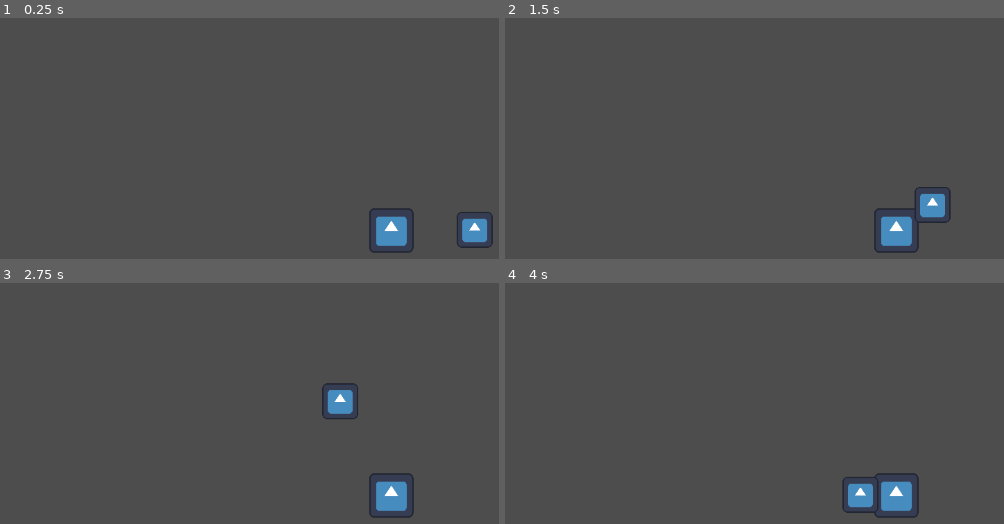
Above: before the commit, frames 1-4 (two rows, left to right).
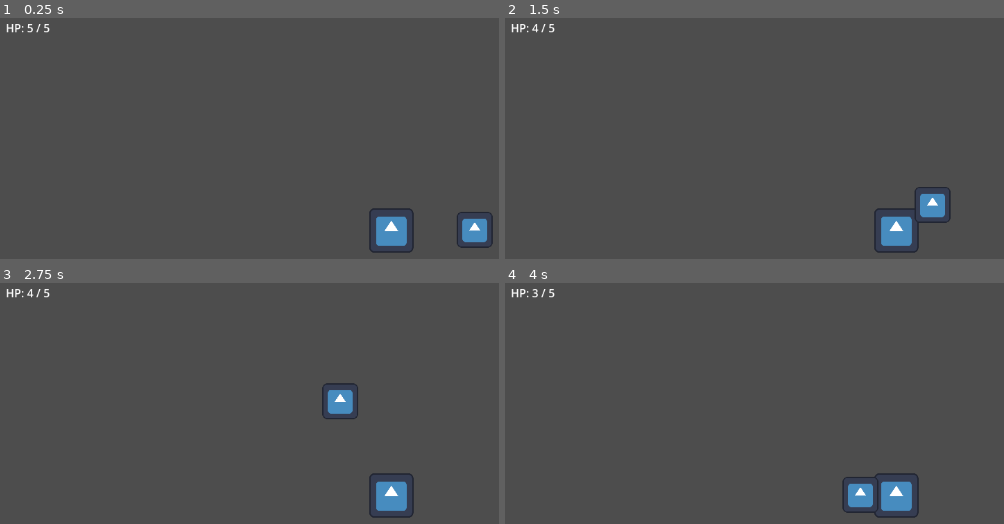
Above: after the commit, the same moments.

Repository: yenpish/chazo-fatebound
Game: Godot game, scene res://scenes/levels/test_room.tscn
The game is run twice, just before and just after one commit, with the same random seed, the same clock (stepped at 60 frames per second) and the same inputs. The engine's default icon, where the game draws it, is replaced by a stand-in: a white triangle on a blue panel in a dark square.
Inputs:
- Up to frame 1 (0.25 s): no input
- Up to frame 2 (1.5 s): tap Enter at 0.5 s; hold D (move_right) 0.53-1.28 s; tap Space (attack) at 0.6, 1.25, 1.35 s; hold S (move_down) from 1.28 s (still down)
- Up to frame 3 (2.75 s): release S (move_down) at 2.03 s; hold D (move_right) from 2.03 s (still down); tap Space (attack) at 2.1 s
- Up to frame 4 (4 s): release D (move_right) at 2.78 s; hold W (move_up) 2.78-3.53 s; tap Space (attack) at 2.85, 3.6 s; hold A (move_left) from 3.53 s (still down)

The runs differ from the first frame. In frame 1, 0.1% of the frame differs, in the area x 1-11%, y 2-7%; in frame 2, 0.1%; in frame 3, 0.1%; in frame 4, 0.1%.

Commit message:
Added Player HP UI Text

Diff:
--- a/scenes/enemies/veilborn_grunt.tscn
+++ b/scenes/enemies/veilborn_grunt.tscn
@@ -5,6 +5,9 @@
 
 [sub_resource type="RectangleShape2D" id="RectangleShape2D_jym6g"]
 size = Vector2(40, 40)
+
+[sub_resource type="RectangleShape2D" id="RectangleShape2D_gxfu4"]
+size = Vector2(50, 50)
 
 [node name="VeilbornGrunt" type="CharacterBody2D" unique_id=633401214]
 script = ExtResource("1_jym6g")
@@ -16,3 +19,9 @@
 
 [node name="CollisionShape2D" type="CollisionShape2D" parent="." unique_id=971798519]
 shape = SubResource("RectangleShape2D_jym6g")
+
+[node name="DamageArea" type="Area2D" parent="." unique_id=534820578]
+
+[node name="DamageCollision" type="CollisionShape2D" parent="DamageArea" unique_id=523911126]
+position = Vector2(0, -1)
+shape = SubResource("RectangleShape2D_gxfu4")
--- a/scenes/levels/test_room.tscn
+++ b/scenes/levels/test_room.tscn
@@ -1,9 +1,12 @@
 [gd_scene format=3 uid="uid://bkhdrwxcisq8y"]
 
 [ext_resource type="PackedScene" uid="uid://dm8vfg8xdixaf" path="res://scenes/player/player.tscn" id="1_yv0av"]
+[ext_resource type="PackedScene" uid="uid://sf7100vq7g2c" path="res://scenes/ui/hud.tscn" id="3_anjkr"]
 [ext_resource type="PackedScene" uid="uid://dqrkrjyouy0vl" path="res://scenes/enemies/veilborn_grunt.tscn" id="3_gyqsl"]
 
 [node name="TestRoom" type="Node2D" unique_id=1712736905]
+
+[node name="HUD" parent="." unique_id=6596065 instance=ExtResource("3_anjkr")]
 
 [node name="Player" parent="." unique_id=1997026455 instance=ExtResource("1_yv0av")]
 
@@ -11,3 +14,5 @@
 
 [node name="VeilbornGrunt" parent="." unique_id=633401214 instance=ExtResource("3_gyqsl")]
 position = Vector2(120, 0)
+
+[connection signal="hp_changed" from="Player" to="HUD" method="update_hp"]
--- /dev/null
+++ b/scenes/ui/hud.tscn
@@ -0,0 +1,13 @@
+[gd_scene format=3 uid="uid://sf7100vq7g2c"]
+
+[ext_resource type="Script" uid="uid://dn03sukcqi1c2" path="res://scripts/ui/hud.gd" id="1_0mwgc"]
+
+[node name="HUD" type="CanvasLayer" unique_id=6596065]
+script = ExtResource("1_0mwgc")
+
+[node name="HPLabel" type="Label" parent="." unique_id=1271924693]
+offset_left = 20.0
+offset_top = 20.0
+offset_right = 84.0
+offset_bottom = 43.0
+text = "HP: 5 / 5"
--- a/scripts/enemies/veilborn_grunt.gd
+++ b/scripts/enemies/veilborn_grunt.gd
@@ -1,12 +1,43 @@
 extends CharacterBody2D
 
 @export var max_hp: int = 3
+@export var contact_damage: int = 1
+@export var damage_cooldown: float = 1.0
+
+@onready var damage_area: Area2D = $DamageArea
 
 var current_hp: int
+var can_damage_player: bool = true
 
 func _ready() -> void:
 	current_hp = max_hp
 	print(name, " ready with HP: ", current_hp)
+
+func _physics_process(delta: float) -> void:
+	check_player_contact_damage()
+
+func check_player_contact_damage() -> void:
+	if not can_damage_player:
+		return
+
+	var bodies := damage_area.get_overlapping_bodies()
+
+	for body in bodies:
+		# Important:
+		# Do not damage self or other enemies.
+		# Only damage something that is specifically the player.
+		if body == self:
+			continue
+
+		if body.name == "Player" and body.has_method("take_damage"):
+			body.take_damage(contact_damage)
+			start_damage_cooldown()
+			break
+
+func start_damage_cooldown() -> void:
+	can_damage_player = false
+	await get_tree().create_timer(damage_cooldown).timeout
+	can_damage_player = true
 
 func take_damage(amount: int) -> void:
 	current_hp -= amount
--- a/scripts/player/player.gd
+++ b/scripts/player/player.gd
@@ -1,15 +1,33 @@
 extends CharacterBody2D
 
+signal hp_changed(current_hp: int, max_hp: int)
+
 @export var move_speed: float = 180.0
+@export var max_hp: int = 5
 @export var attack_duration: float = 0.15
 @export var attack_damage: int = 1
 
 @onready var attack_area: Area2D = $AttackArea
 @onready var attack_collision: CollisionShape2D = $AttackArea/AttackCollision
 
+var current_hp: int
 var is_attacking: bool = false
+var is_dead: bool = false
+
+func _ready() -> void:
+	current_hp = max_hp
+
+	# Attack hitbox should be fully inactive until player presses attack.
+	attack_collision.disabled = true
+	attack_area.monitoring = false
+
+	hp_changed.emit(current_hp, max_hp)
+	print("Player ready with HP: ", current_hp)
 
 func _physics_process(delta: float) -> void:
+	if is_dead:
+		return
+
 	handle_movement()
 	handle_attack()
 
@@ -31,10 +49,13 @@
 
 func attack() -> void:
 	is_attacking = true
+
+	# Activate attack area only during attack.
+	attack_area.monitoring = true
 	attack_collision.disabled = false
+
 	print("Player attacked")
 
-	# Wait one physics frame so Godot updates overlap detection
 	await get_tree().physics_frame
 
 	var hit_bodies := attack_area.get_overlapping_bodies()
@@ -45,5 +66,26 @@
 
 	await get_tree().create_timer(attack_duration).timeout
 
+	# Turn attack area fully off again.
 	attack_collision.disabled = true
+	attack_area.monitoring = false
+
 	is_attacking = false
+
+func take_damage(amount: int) -> void:
+	if is_dead:
+		return
+
+	current_hp -= amount
+	current_hp = max(current_hp, 0)
+
+	hp_changed.emit(current_hp, max_hp)
+	print("Player took ", amount, " damage. HP left: ", current_hp)
+
+	if current_hp <= 0:
+		die()
+
+func die() -> void:
+	is_dead = true
+	velocity = Vector2.ZERO
+	print("Player defeated / Game Over")
--- /dev/null
+++ b/scripts/ui/hud.gd
@@ -0,0 +1,13 @@
+extends CanvasLayer
+
+@onready var hp_label: Label = $HPLabel
+
+func update_hp(current_hp: int, max_hp: int) -> void:
+	if hp_label == null:
+		hp_label = get_node_or_null("HPLabel")
+
+	if hp_label == null:
+		print("HUD error: HPLabel not found")
+		return
+
+	hp_label.text = "HP: %d / %d" % [current_hp, max_hp]
Not shown, added: scripts/ui/hud.gd.uid
